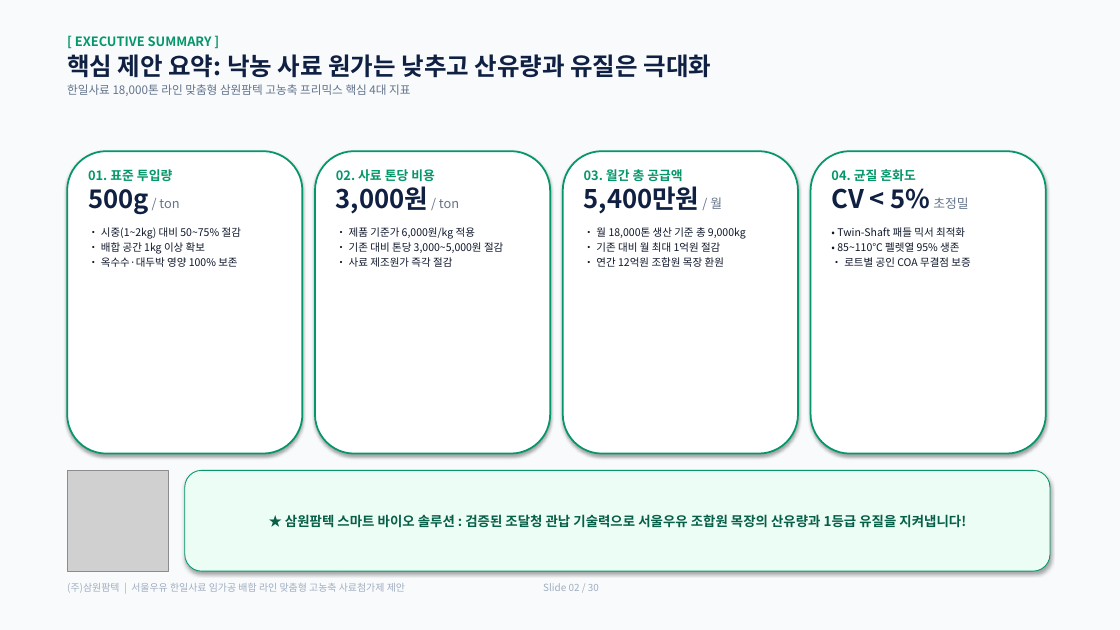
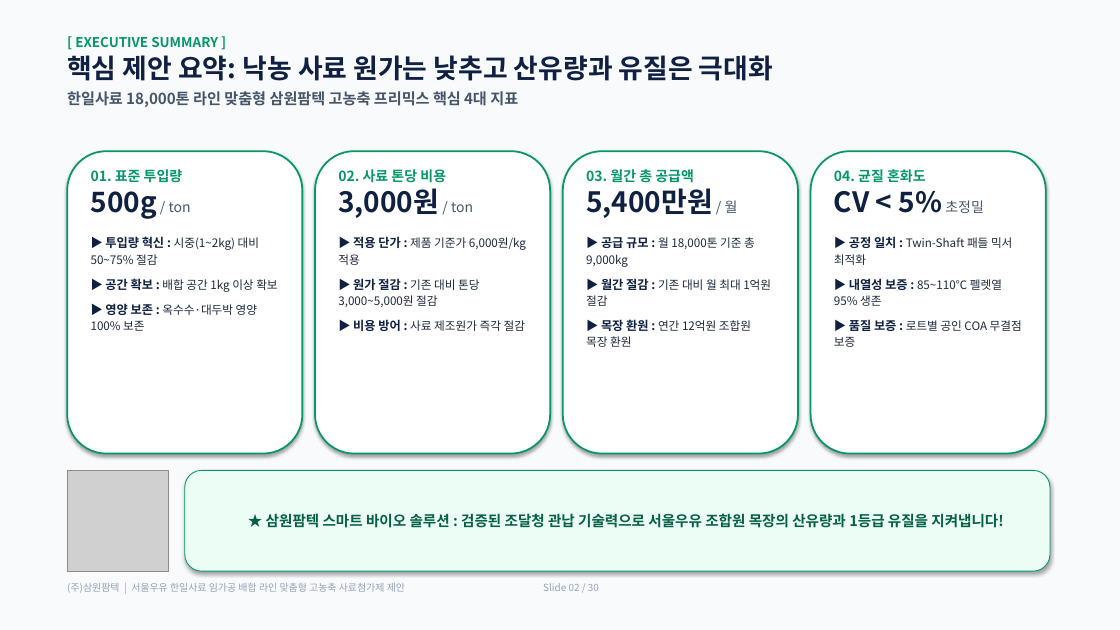
Before and after one commit to hongsoonil02-maker/vet-animal-hospital, a slide deck: slide 2 of s_project/S-NACF_고농축사료첨가제_제안_30장덱_삼원팜텍.pptx. Drawn at 1120x630 pixels with LibreOffice and Linux fonts; fonts in the diff are those of the drawing; grey boxes stand for pictures. Boxes give left, top, right and bottom in pixels: in the first picture for what was removed or moved away, otherwise in the second. Text is boxed around its words. In the diff, an @@ line names an element or a change of style, - is before the commit and + after.

```diff
--- a/s_project/S-NACF_고농축사료첨가제_제안_30장덱_삼원팜텍.pptx
+++ b/s_project/S-NACF_고농축사료첨가제_제안_30장덱_삼원팜텍.pptx
@@ text "[ EXECUTIVE SUMMARY ]" at (x1=67, y1=37, x2=773, y2=107): size 11 to 11.5 pt in "[ EXECUTIVE SUMMARY ]"; size 21 to 23 pt in "핵심 제안 요약: 낙농 사료 원가는 낮추고 ..."; size 10 to 13 pt, text colour #64748B to #475569, bold on in "한일사료 18,000톤 라인 맞춤형 삼원팜텍 고농축 프리믹스 ..."; more space between paragraphs @@
@@ text at (x1=91, y1=169, x2=183, y2=183): size 11 to 12 pt in "01. 표준 투입량", "/ ton"; size 22 to 24 pt in "500g"; text colour #64748B to #475569 in "/ ton"; more space between paragraphs @@
@@ text at (x1=338, y1=169, x2=446, y2=183): size 11 to 12 pt in "02. 사료 톤당 비용", "/ ton"; size 22 to 24 pt in "3,000원"; text colour #64748B to #475569 in "/ ton"; more space between paragraphs @@
@@ text at (x1=586, y1=168, x2=694, y2=186): size 11 to 12 pt in "03. 월간 총 공급액", "/ 월"; size 22 to 24 pt in "5,400만원"; text colour #64748B to #475569 in "/ 월"; more space between paragraphs @@
@@ text at (x1=834, y1=169, x2=926, y2=183): size 11 to 12 pt in "04. 균질 혼화도", "초정밀"; size 22 to 24 pt in "CV < 5%"; text colour #64748B to #475569 in "초정밀"; more space between paragraphs @@
@@ text at (x1=91, y1=236, x2=277, y2=331): text changed; size 9 to 10 pt; text colour #0F172A to #1E293B @@
-• 시중(1~2kg) 대비 50~75% 절감
-• 배합 공간 1kg 이상 확보
-• 옥수수·대두박 영양 100% 보존
+▶ 투입량 혁신 : 시중(1~2kg) 대비 50~75% 절감
+▶ 공간 확보 : 배합 공간 1kg 이상 확보
+▶ 영양 보존 : 옥수수·대두박 영양 100% 보존
@@ text at (x1=338, y1=236, x2=526, y2=331): text changed; size 9 to 10 pt; text colour #0F172A to #1E293B @@
-• 제품 기준가 6,000원/kg 적용
-• 기존 대비 톤당 3,000~5,000원 절감
-• 사료 제조원가 즉각 절감
+▶ 적용 단가 : 제품 기준가 6,000원/kg 적용
+▶ 원가 절감 : 기존 대비 톤당 3,000~5,000원 절감
+▶ 비용 방어 : 사료 제조원가 즉각 절감
@@ text at (x1=586, y1=237, x2=771, y2=347): text changed; size 9 to 10 pt; text colour #0F172A to #1E293B @@
-• 월 18,000톤 생산 기준 총 9,000kg
-• 기존 대비 월 최대 1억원 절감
-• 연간 12억원 조합원 목장 환원
+▶ 공급 규모 : 월 18,000톤 기준 총 9,000kg
+▶ 월간 절감 : 기존 대비 월 최대 1억원 절감
+▶ 목장 환원 : 연간 12억원 조합원 목장 환원
@@ text at (x1=834, y1=236, x2=1022, y2=347): text changed; size 9 to 10 pt; text colour #0F172A to #1E293B @@
-• Twin-Shaft 패들 믹서 최적화
-• 85~110℃ 펠렛열 95% 생존
-• 로트별 공인 COA 무결점 보증
+▶ 공정 일치 : Twin-Shaft 패들 믹서 최적화
+▶ 내열성 보증 : 85~110℃ 펠렛열 95% 생존
+▶ 품질 보증 : 로트별 공인 COA 무결점 보증
@@ rounded rectangle "★ 삼원팜텍 스마트 바이오 솔루션 ..." at (x1=185, y1=471, x2=1050, y2=571): size 11.5 to 12.5 pt @@
```
Also in this commit, not shown: 29 other slides changed, 1 other file.
